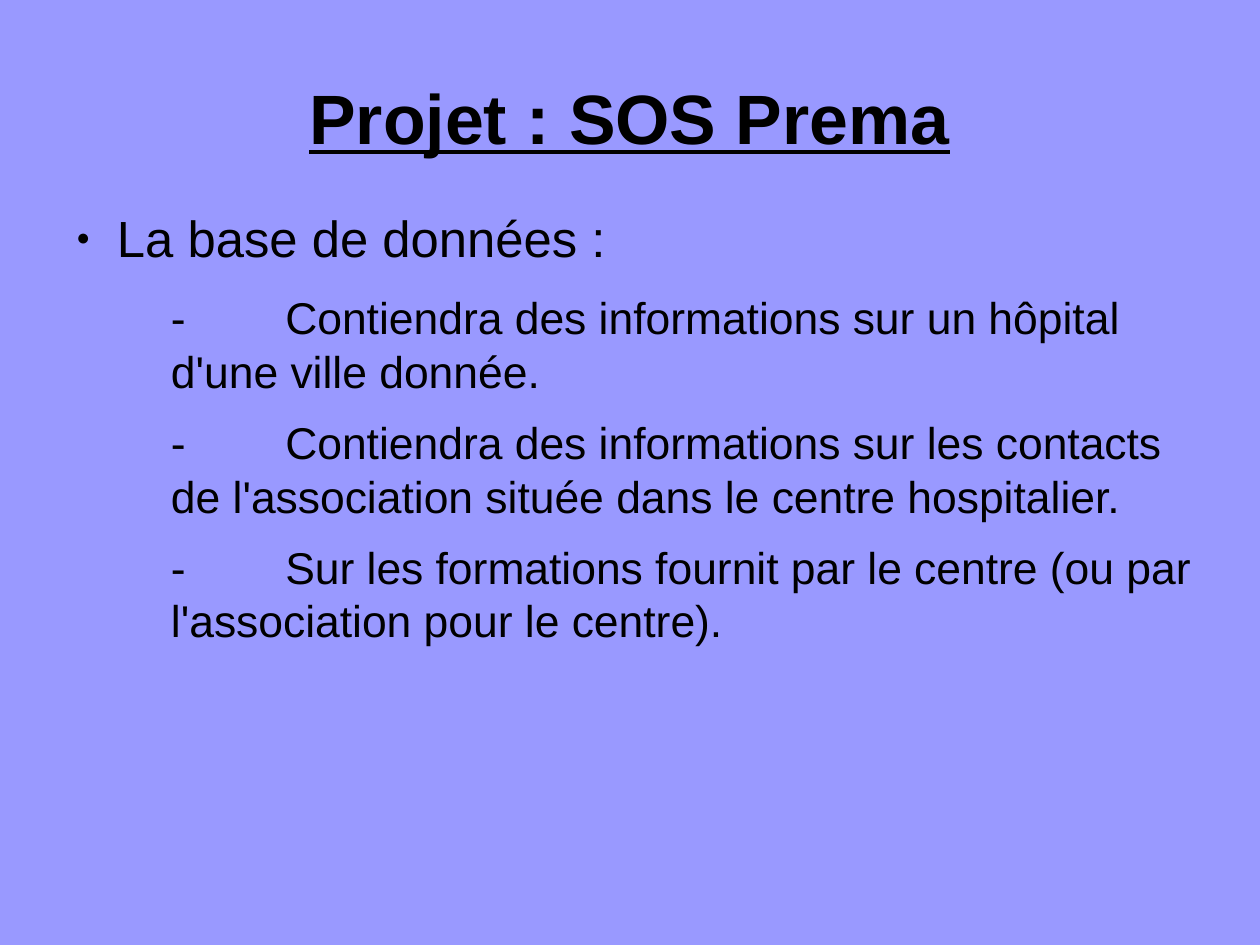
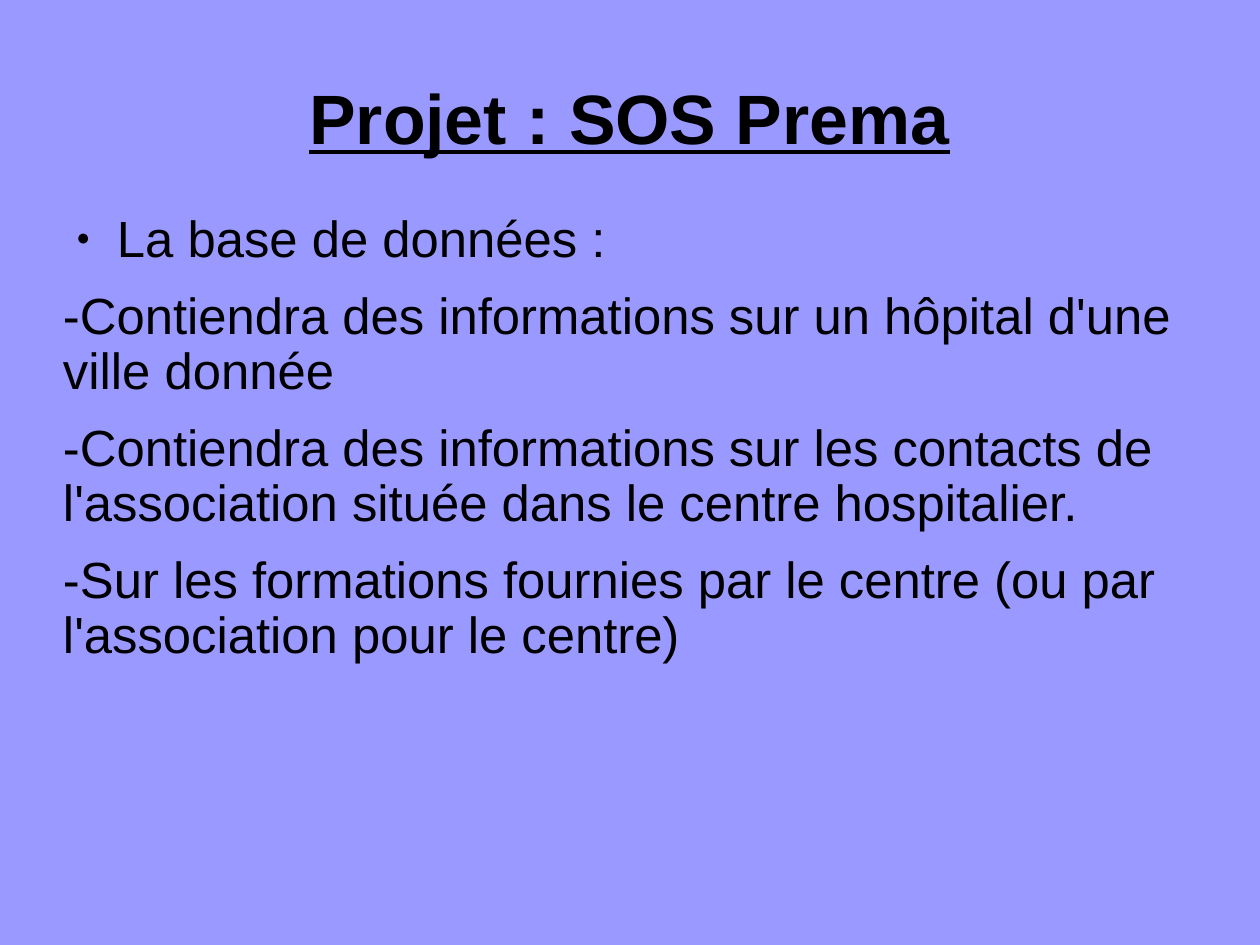
Before and after one commit to hlefe/sosprema, a slide deck: slide 4 of docs/présentation1.odp. Drawn at 1260x945 pixels with LibreOffice and Linux fonts; fonts in the diff are those of the drawing. Boxes give left, top, right and bottom in pixels: in the first picture for what was removed or moved away, otherwise in the second. Text is boxed around its words. In the diff, an @@ line names an element or a change of style, - is before the commit and + after.

```diff
--- a/docs/présentation1.odp
+++ b/docs/présentation1.odp
@@ text at box(63, 297, 1171, 664): text changed; size 28 to 32 pt @@
-  - Contiendra des informations sur un hôpital d'une ville donnée.
-  - Contiendra des informations sur les contacts de l'association située dans le centre hospitalier.
-  - Sur les formations fournit par le centre (ou par l'association pour le centre).
+  -Contiendra des informations sur un hôpital d'une ville donnée
+  -Contiendra des informations sur les contacts de l'association située dans le centre hospitalier.
+  -Sur les formations fournies par le centre (ou par l'association pour le centre)
```
Also in this commit, not shown: 5 other slides changed.
